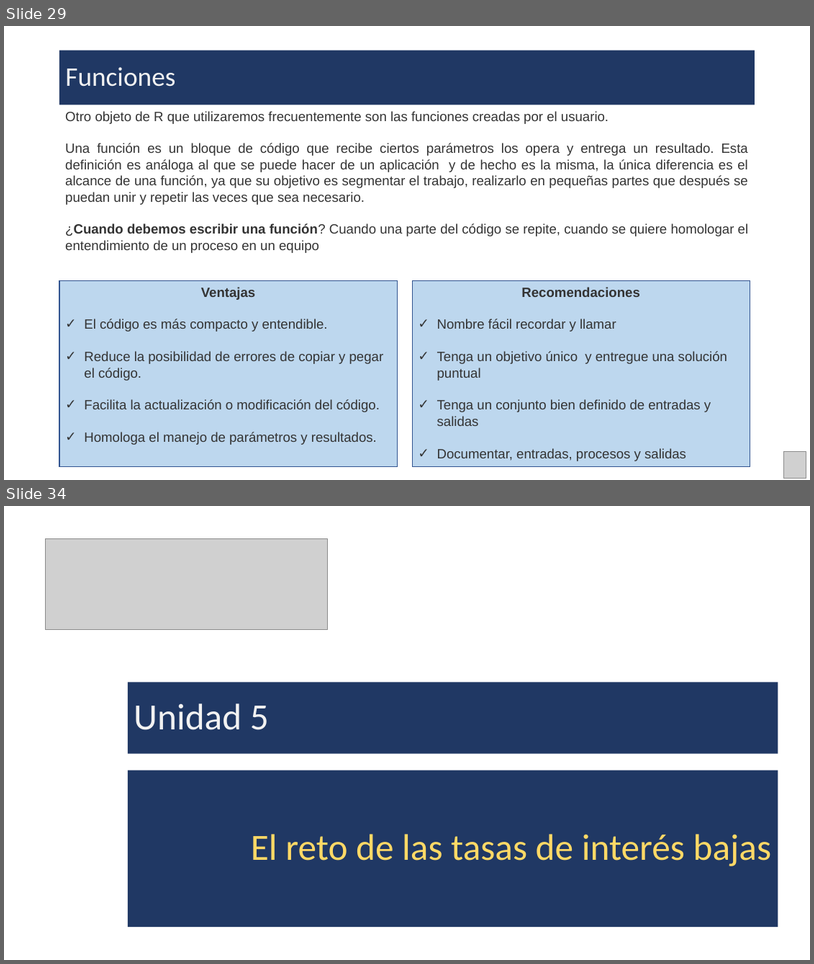
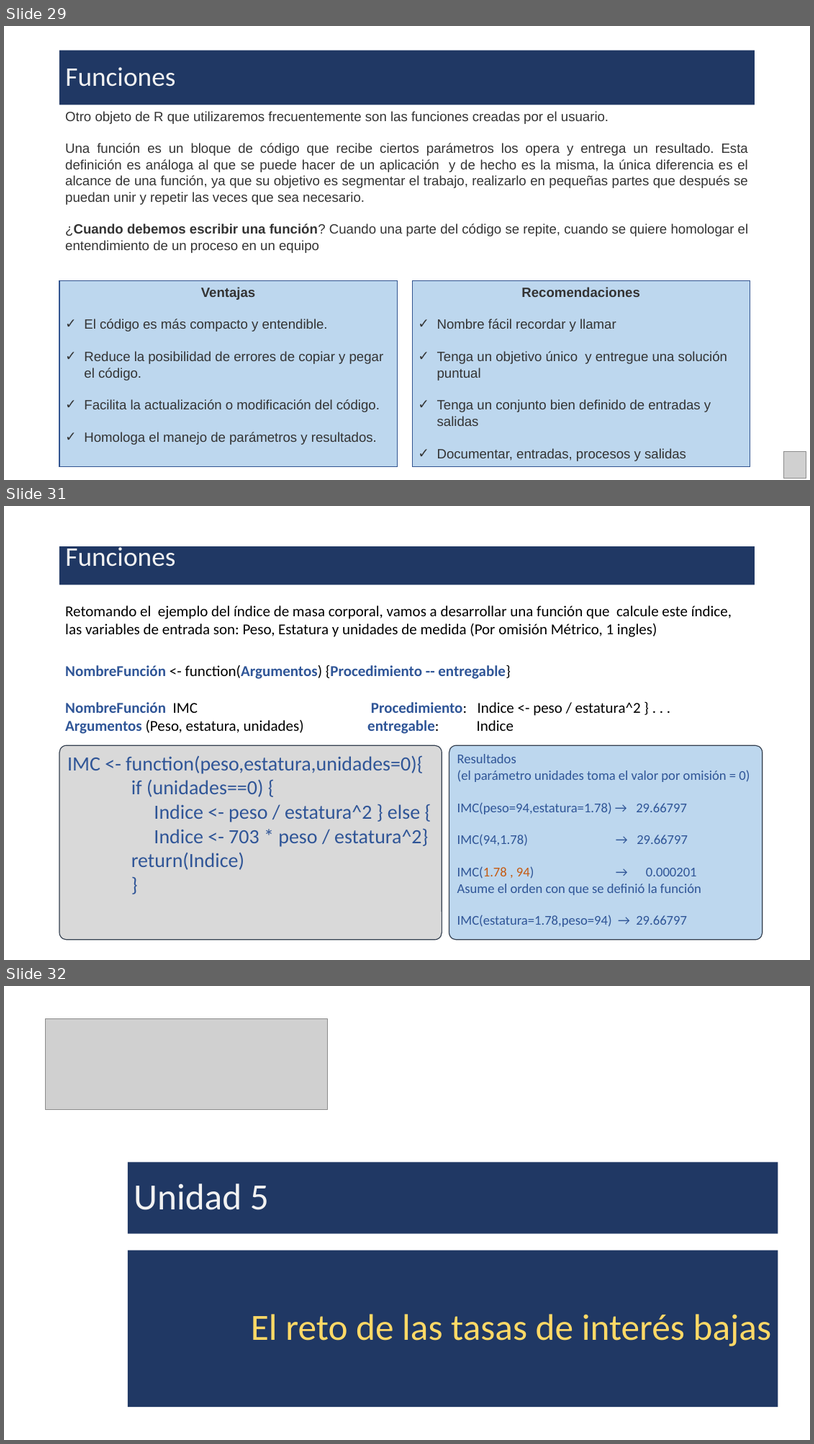
Before and after one commit to DeltaWiseC/PAct01, a slide deck: Presentacion.pptx. Shown one above the other, each under a label of ours: slides 29 and 34 before the commit, slides 29, 31 and 32 after it; the slides between them are not shown. The pictures are 814x964 and 814x1444 pixels, drawn with LibreOffice and Linux fonts; fonts in the diff are those of the drawing; grey boxes stand for pictures. Boxes give left, top, right and bottom in pixels: in the first picture for what was removed or moved away, otherwise in the second. Text is boxed around its words. In the diff, an @@ line names an element or a change of style, - is before the commit and + after.

```diff
--- a/Presentacion.pptx
+++ b/Presentacion.pptx
@@ slide 31 added at <box>4,506,810,960</box>, background #FFFFFF @@
@@ rectangle added at <box>4,506,810,536</box>, fill #FFFFFF @@
@@ rectangle added at <box>14,516,810,546</box>, fill #FFFFFF @@
@@ title added at <box>59,530,756,584</box>, fill #203864, 32 pt, text #F2F2F2 @@
+Funciones
@@ text added at <box>65,605,732,637</box>, 18 pt, text #000000 @@
+Retomando el ejemplo del índice de masa corporal, vamos a desarrollar una función que calcule este índice, las variables de entrada son: Peso, Estatura y unidades de medida (Por omisión Métrico, 1 ingles)
@@ text added at <box>65,665,641,818</box>, 18 pt, text #2F5597, bold @@
+NombreFunción <- function(Argumentos) {Procedimiento -- entregable}
+NombreFunción IMC Procedimiento: Indice <- peso / estatura^2 } . . .
+Argumentos (Peso, estatura, unidades) entregable: Indice
@@ rounded rectangle added at <box>59,745,442,939</box>, fill #D9D9D9, outline #333F50 1 pt, 24 pt, text #2F5597 @@
+IMC <- function(peso,estatura,unidades=0){
+if (unidades==0) {
+Indice <- peso / estatura^2 } else {
+Indice <- 703 * peso / estatura^2}
+return(Indice)
+}
@@ rounded rectangle added at <box>449,745,763,939</box>, fill #BDD7EE, outline #333F50 1 pt, 16 pt, text #2F5597 @@
+Resultados
+(el parámetro unidades toma el valor por omisión = 0)
+IMC(peso=94,estatura=1.78) → 29.66797
+IMC(94,1.78) → 29.66797
+IMC(1.78 , 94) → 0.000201
+Asume el orden con que se definió la función
+IMC(estatura=1.78,peso=94) → 29.66797
@@ what was slide 34 is now slide 32 @@
```
Also in this commit, not shown: 2 slides changed, 1 slide removed, 2 other files.
